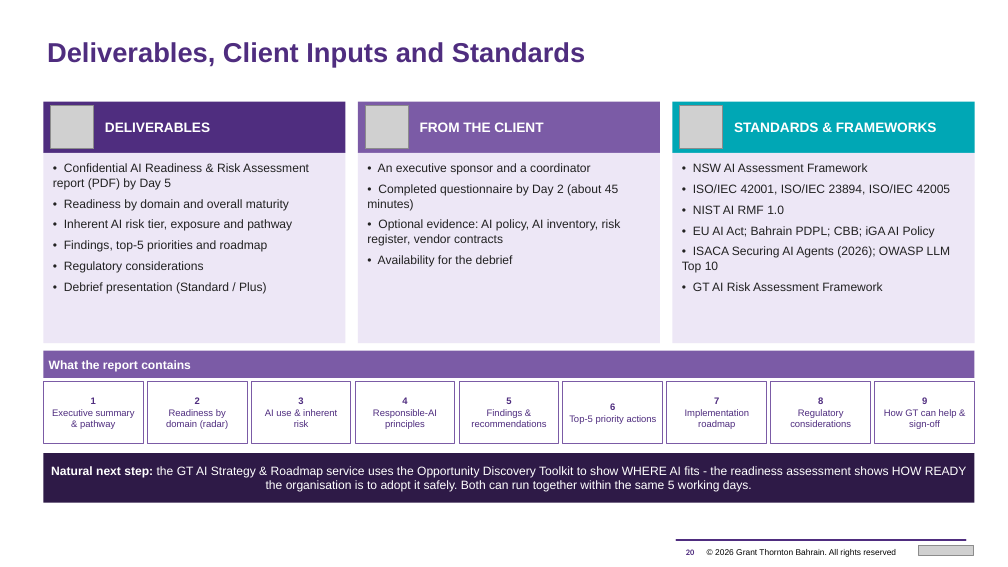
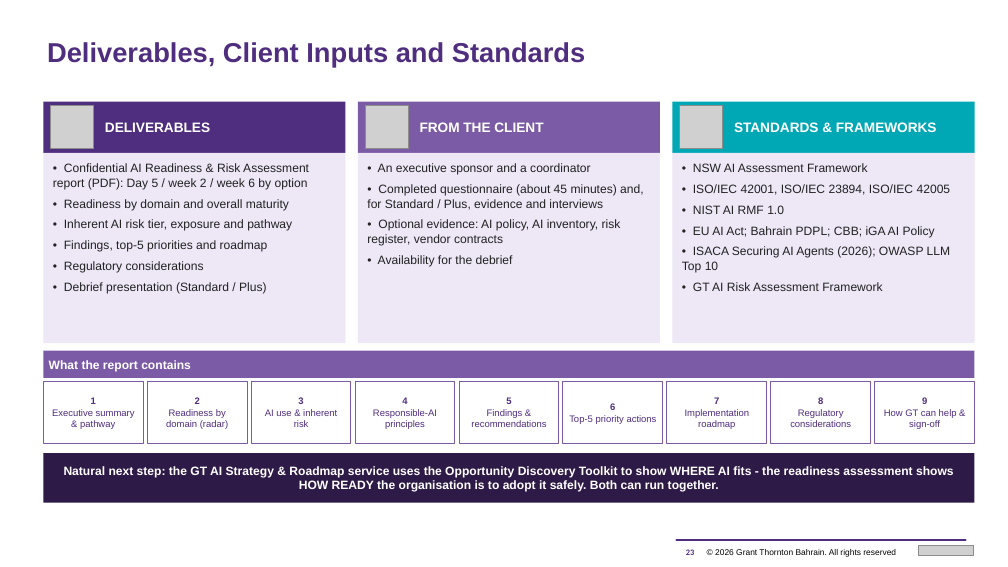
Before and after one commit to mahekdevangtrivedi-wq/GT-AI-Service-Line, a slide deck: slide 23 of 01_AI_Governance_Risk_Compliance/1.3_AI_Readiness_Assessment_Tool/GT_AI_Readiness_Assessment_Proposal.pptx (slide 20 before the commit). Drawn at 1008x567 pixels with LibreOffice and Linux fonts; fonts in the diff are those of the drawing; grey boxes stand for pictures. Boxes give left, top, right and bottom in pixels: in the first picture for what was removed or moved away, otherwise in the second. Text is boxed around its words. In the diff, an @@ line names an element or a change of style, - is before the commit and + after.

```diff
--- a/01_AI_Governance_Risk_Compliance/1.3_AI_Readiness_Assessment_Tool/GT_AI_Readiness_Assessment_Proposal.pptx
+++ b/01_AI_Governance_Risk_Compliance/1.3_AI_Readiness_Assessment_Tool/GT_AI_Readiness_Assessment_Proposal.pptx
@@ text at (53,163,309,189): text changed @@
-• Confidential AI Readiness & Risk Assessment report (PDF) by Day 5
+• Confidential AI Readiness & Risk Assessment report (PDF): Day 5 / week 2 / week 6 by option
@@ text at (367,184,644,210): text changed @@
-• Completed questionnaire by Day 2 (about 45 minutes)
+• Completed questionnaire (about 45 minutes) and, for Standard / Plus, evidence and interviews
@@ text in rectangle at (64,466,954,492): text changed; bold on @@
-Natural next step: the GT AI Strategy & Roadmap service uses the Opportunity Discovery Toolkit to show WHERE AI fits - the readiness assessment shows HOW READY the organisation is to adopt it safely. Both can run together within the same 5 working days.
+Natural next step: the GT AI Strategy & Roadmap service uses the Opportunity Discovery Toolkit to show WHERE AI fits - the readiness assessment shows HOW READY the organisation is to adopt it safely. Both can run together.
```
Also in this commit, not shown: 3 other slides changed, 3 slides added, 5 other files.
